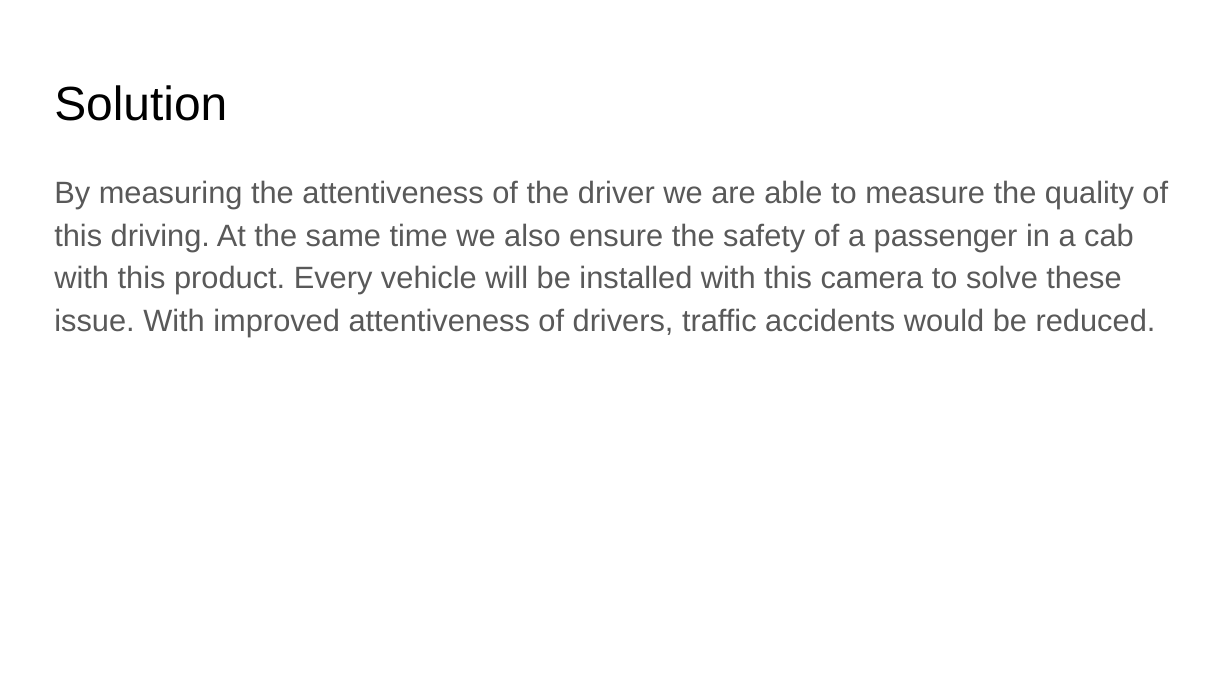
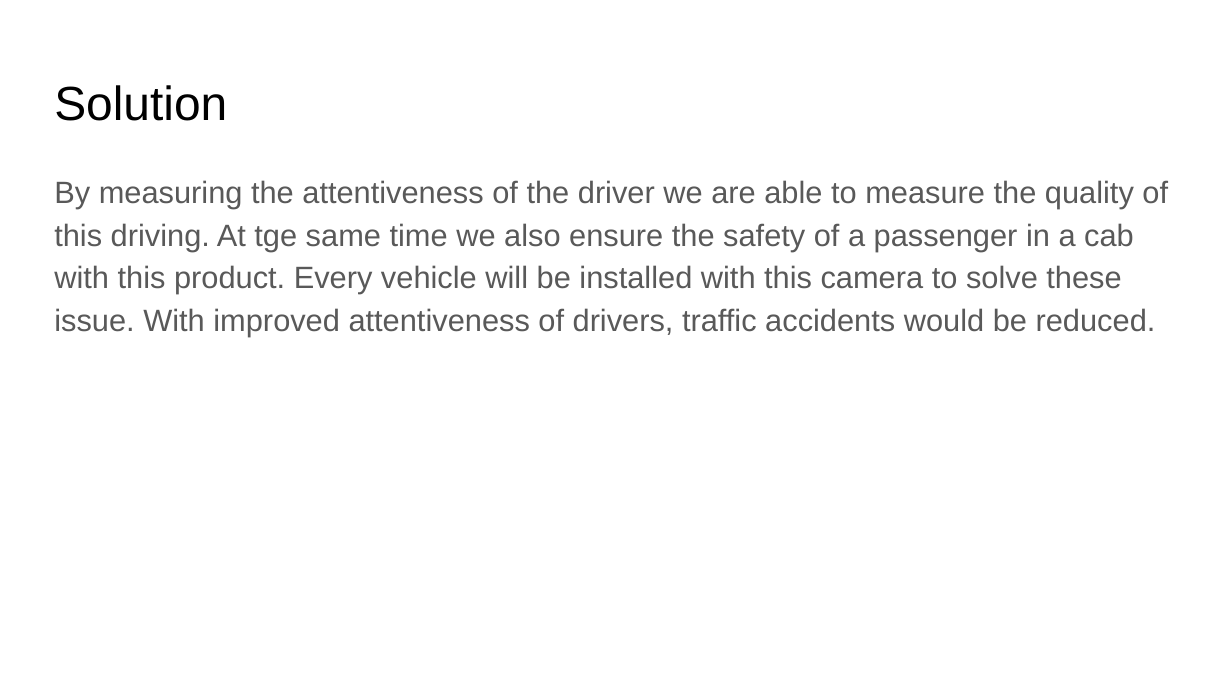
Before and after one commit to InternityFoundation/DARTS, a slide deck: slide 4 of pitch deck template_darts.pptx. Drawn at 1232x693 pixels with LibreOffice and Linux fonts; fonts in the diff are those of the drawing; background and template pictures are left out. Boxes give left, top, right and bottom in pixels: in the first picture for what was removed or moved away, otherwise in the second. Text is boxed around its words. In the diff, an @@ line names an element or a change of style, - is before the commit and + after.

```diff
--- a/pitch deck template_darts.pptx
+++ b/pitch deck template_darts.pptx
@@ text at (54, 180, 1168, 336): text changed @@
-By measuring the attentiveness of the driver we are able to measure the quality of this driving. At the same time we also ensure the safety of a passenger in a cab with this product. Every vehicle will be installed with this camera to solve these issue. With improved attentiveness of drivers, traffic accidents would be reduced.
+By measuring the attentiveness of the driver we are able to measure the quality of this driving. At tge same time we also ensure the safety of a passenger in a cab with this product. Every vehicle will be installed with this camera to solve these issue. With improved attentiveness of drivers, traffic accidents would be reduced.
```
Also in this commit, not shown: 2 other slides changed.
